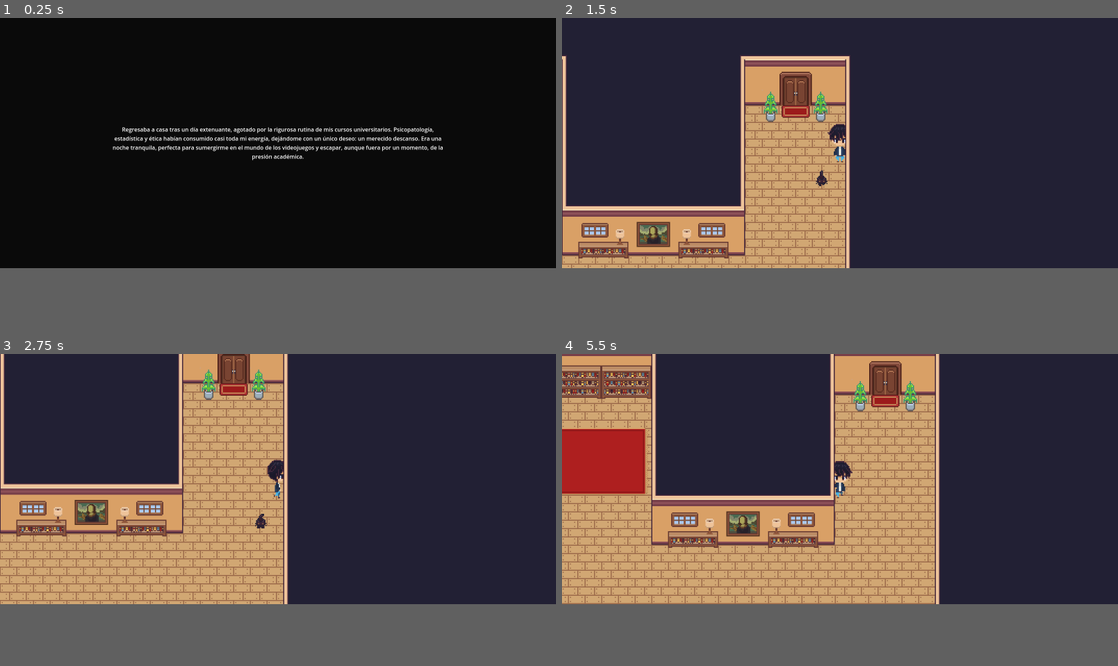
Above: before the commit, frames 1-4 (two rows, left to right).
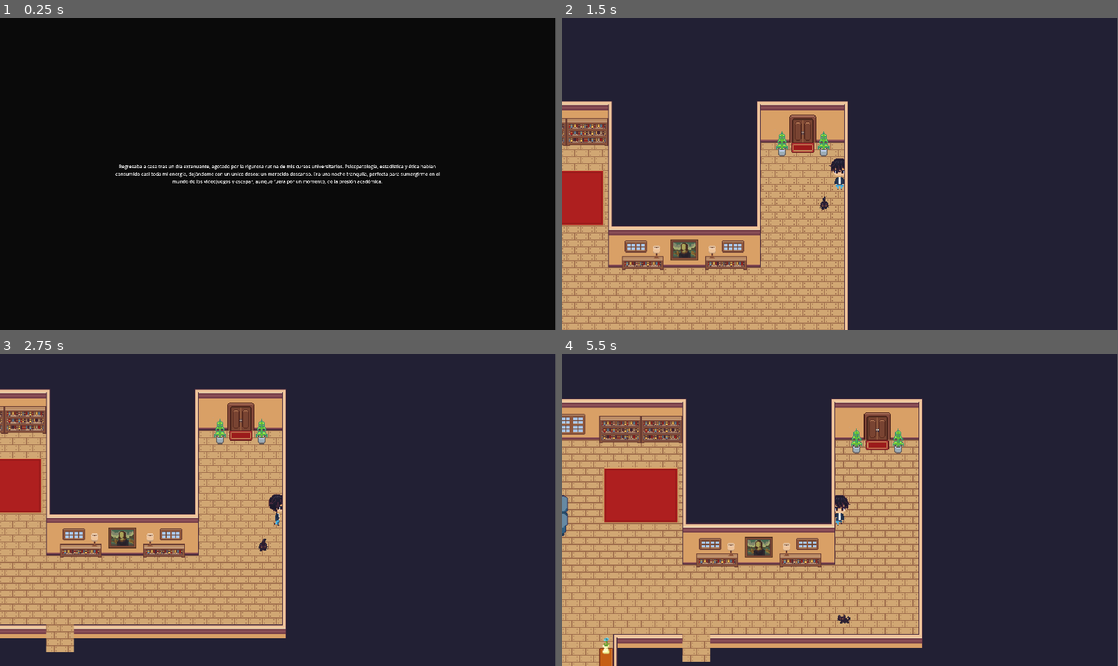
Above: after the commit, the same moments.

Repository: Herrius/Madestra
Game: Godot game, scene res://scenes/level/introduction.tscn
The game is run twice, just before and just after one commit, with the same random seed, the same clock (stepped at 60 frames per second) and the same inputs.
Inputs (mouse positions are in pixels of both pictures, inside the frame that each line leads up to):
- Up to frame 1 (0.25 s): no input
- Up to frame 2 (1.5 s): tap Enter at 0.5 s; move the mouse to (962, 130) at 0.52 s; hold D (right) 0.53-1.28 s; hold Shift (run) 0.53-1.28 s; tap E (interact) at 0.6 s; click (962, 130) at 0.67 s; move the mouse to (728, 155) at 1.27 s; hold S (down) from 1.28 s (still down); tap Shift (run) at 1.35 s
- Up to frame 3 (2.75 s): tap E (interact) at 1.55, 2.1 s; move the mouse to (333, 422) at 2.02 s; release S (down) at 2.03 s; hold D (right) from 2.03 s (still down); hold Shift (run) from 2.03 s (still down)
- Up to frame 4 (5.5 s): move the mouse to (812, 528) at 2.77 s; release D (right) at 2.78 s; release Shift (run) at 2.78 s; hold W (up) 2.78-3.53 s; tap Shift (run) at 2.85, 4.35 s; click (812, 528) at 2.92 s; tap E (interact) at 3.05, 3.6, 4.55, 5.1 s; move the mouse to (1006, 516) at 3.52 s; hold Shift (run) 3.53-4.28 s; hold A (left) 3.53-5.03 s; move the mouse to (673, 441) at 4.27 s; tap Space at 5 s; move the mouse to (867, 478) at 5.02 s; hold S (down) from 5.03 s (still down); hold Shift (run) from 5.03 s (still down); click (867, 478) at 5.17 s
In our replay, the window is 800x360 before the commit and 799x449 after it. These sizes can differ from the game's own. Grey fills any space a smaller window leaves; there, only what the larger window draws over its background counts as a difference.

The runs differ from the first frame. In frame 1, 2.4% of the frame differs, in the area x 20-80%, y 34-54%; in frame 2, 28%; in frame 3, 27%; in frame 4, 40%, in the area x 0-68%, y 0-100%.

Commit message:
add level 3 ui screen and dynamics

Diff:
--- /dev/null
+++ b/assets/styles/ui.tres
@@ -0,0 +1,20 @@
+[gd_resource type="Theme" load_steps=5 format=3 uid="uid://bnbkn6fj2m6b"]
+
+[ext_resource type="FontFile" uid="uid://vqjmboq5lnkf" path="res://assets/fonts/PixelifySans-VariableFont_wght.ttf" id="1_clrap"]
+
+[sub_resource type="StyleBoxFlat" id="StyleBoxFlat_nrant"]
+bg_color = Color(0.494118, 0.439216, 0.72549, 1)
+
+[sub_resource type="StyleBoxFlat" id="StyleBoxFlat_jq7t5"]
+bg_color = Color(0.301961, 0.266667, 0.454902, 1)
+
+[sub_resource type="StyleBoxFlat" id="StyleBoxFlat_4yy03"]
+bg_color = Color(0.215686, 0.188235, 0.321569, 1)
+
+[resource]
+Button/font_sizes/font_size = 40
+Button/fonts/font = ExtResource("1_clrap")
+Button/styles/hover = SubResource("StyleBoxFlat_nrant")
+Button/styles/normal = SubResource("StyleBoxFlat_jq7t5")
+Button/styles/pressed = SubResource("StyleBoxFlat_4yy03")
+Label/fonts/font = ExtResource("1_clrap")
--- a/project.godot
+++ b/project.godot
@@ -22,8 +22,8 @@
 
 [display]
 
-window/size/viewport_width=1600
-window/size/viewport_height=720
+window/size/viewport_width=1920
+window/size/viewport_height=1080
 
 [input]
 
--- a/scenes/level/level 2 floor 2.tscn
+++ b/scenes/level/level 2 floor 2.tscn
@@ -1,8 +1,11 @@
-[gd_scene load_steps=8 format=3 uid="uid://bsh51yk8l22sp"]
+[gd_scene load_steps=9 format=3 uid="uid://bsh51yk8l22sp"]
 
 [ext_resource type="PackedScene" uid="uid://d31q475ixd73i" path="res://scenes/level/base level.tscn" id="1_xldw7"]
 [ext_resource type="Script" path="res://scenes/scripts/level 2/floor2.gd" id="2_paxnb"]
 [ext_resource type="PackedScene" uid="uid://fpntekgeb475" path="res://scenes/objects/house_floor_2.tscn" id="3_ofnys"]
+
+[sub_resource type="RectangleShape2D" id="RectangleShape2D_d1qqd"]
+size = Vector2(32, 22)
 
 [sub_resource type="RectangleShape2D" id="RectangleShape2D_dnim1"]
 size = Vector2(32.75, 18.5)
@@ -21,25 +24,32 @@
 
 [node name="HouseFloor2" parent="." index="0" instance=ExtResource("3_ofnys")]
 
-[node name="ladder" type="Area2D" parent="HouseFloor2" index="1"]
+[node name="catSleep" type="Area2D" parent="HouseFloor2" index="1"]
+position = Vector2(961, 121)
+
+[node name="CollisionShape2D" type="CollisionShape2D" parent="HouseFloor2/catSleep" index="0"]
+position = Vector2(-30, 13)
+shape = SubResource("RectangleShape2D_d1qqd")
+
+[node name="ladder" type="Area2D" parent="HouseFloor2" index="2"]
 
 [node name="CollisionShape2D" type="CollisionShape2D" parent="HouseFloor2/ladder" index="0"]
 position = Vector2(64, 87)
 shape = SubResource("RectangleShape2D_dnim1")
 
-[node name="roomDoorIn" type="Area2D" parent="HouseFloor2" index="2"]
+[node name="roomDoorIn" type="Area2D" parent="HouseFloor2" index="3"]
 
 [node name="CollisionShape2D" type="CollisionShape2D" parent="HouseFloor2/roomDoorIn" index="0"]
 position = Vector2(295.5, 212)
 shape = SubResource("RectangleShape2D_1xdgs")
 
-[node name="roomDoorOut" type="Area2D" parent="HouseFloor2" index="3"]
+[node name="roomDoorOut" type="Area2D" parent="HouseFloor2" index="4"]
 
 [node name="CollisionShape2D" type="CollisionShape2D" parent="HouseFloor2/roomDoorOut" index="0"]
 position = Vector2(1032, 204.5)
 shape = SubResource("RectangleShape2D_auxeg")
 
-[node name="computerGame" type="Area2D" parent="HouseFloor2" index="4"]
+[node name="computerGame" type="Area2D" parent="HouseFloor2" index="5"]
 
 [node name="CollisionShape2D" type="CollisionShape2D" parent="HouseFloor2/computerGame" index="0"]
 position = Vector2(1040, 98.5)
@@ -48,6 +58,7 @@
 [node name="Player" parent="." index="1"]
 position = Vector2(64, 121)
 
+[connection signal="body_entered" from="HouseFloor2/catSleep" to="." method="_on_cat_sleep_body_entered"]
 [connection signal="body_entered" from="HouseFloor2/ladder" to="." method="_on_ladder_body_entered"]
 [connection signal="body_entered" from="HouseFloor2/roomDoorIn" to="." method="_on_room_door_in_body_entered"]
 [connection signal="body_exited" from="HouseFloor2/roomDoorIn" to="." method="_on_room_body_exited"]
--- a/scenes/level/level 3.1 curse.tscn
+++ b/scenes/level/level 3.1 curse.tscn
@@ -1,6 +1,6 @@
 [gd_scene load_steps=13 format=3 uid="uid://wmcgbf72ptsk"]
 
-[ext_resource type="Script" path="res://scenes/level/level 3.1 curse.gd" id="1_sn8po"]
+[ext_resource type="Script" path="res://scenes/scripts/level 3/level 3.1 curse.gd" id="1_sn8po"]
 [ext_resource type="PackedScene" uid="uid://wgqxdhrprjhl" path="res://scenes/objects/minilevel1.tscn" id="2_ikvyr"]
 [ext_resource type="PackedScene" uid="uid://b2og1evtvytxr" path="res://scenes/objects/spwaner.tscn" id="3_118qg"]
 [ext_resource type="Script" path="res://scenes/objects/spawner/spwaner2.gd" id="4_xmvdk"]
--- a/scenes/level/level 3.2 curse.tscn
+++ b/scenes/level/level 3.2 curse.tscn
@@ -1,6 +1,6 @@
 [gd_scene load_steps=6 format=3 uid="uid://wfbuvmxsltbc"]
 
-[ext_resource type="Script" path="res://scenes/level/level 3.2 curse.gd" id="1_3x365"]
+[ext_resource type="Script" path="res://scenes/scripts/level 3/level 3.2 curse.gd" id="1_3x365"]
 [ext_resource type="PackedScene" uid="uid://wgqxdhrprjhl" path="res://scenes/objects/minilevel1.tscn" id="2_i2sxt"]
 [ext_resource type="PackedScene" uid="uid://b2og1evtvytxr" path="res://scenes/objects/spwaner.tscn" id="3_k6r6a"]
 [ext_resource type="Script" path="res://scenes/objects/spawner/spwaner3.2.gd" id="4_rq36v"]
--- a/scenes/level/level 3.3 curse.tscn
+++ b/scenes/level/level 3.3 curse.tscn
@@ -1,6 +1,6 @@
 [gd_scene load_steps=6 format=3 uid="uid://cqgi5i60iqpqx"]
 
-[ext_resource type="Script" path="res://scenes/level/level 3.1 curse.gd" id="1_e5go3"]
+[ext_resource type="Script" path="res://scenes/scripts/level 3/level 3.1 curse.gd" id="1_e5go3"]
 [ext_resource type="PackedScene" uid="uid://wgqxdhrprjhl" path="res://scenes/objects/minilevel1.tscn" id="2_w8j7o"]
 [ext_resource type="PackedScene" uid="uid://b2og1evtvytxr" path="res://scenes/objects/spwaner.tscn" id="3_1nymj"]
 [ext_resource type="PackedScene" uid="uid://bend1b48tmql5" path="res://scenes/characters/main_mini_game.tscn" id="5_mm6yp"]
--- /dev/null
+++ b/scenes/level/level_3_4.tscn
@@ -0,0 +1,39 @@
+[gd_scene load_steps=7 format=3 uid="uid://bxwl7ckq63v1m"]
+
+[ext_resource type="PackedScene" uid="uid://d31q475ixd73i" path="res://scenes/level/base level.tscn" id="1_kksb5"]
+[ext_resource type="Script" path="res://scenes/scripts/level 3/level_3_4.gd" id="2_fy7an"]
+[ext_resource type="PackedScene" uid="uid://fpntekgeb475" path="res://scenes/objects/house_floor_2.tscn" id="3_73m6d"]
+[ext_resource type="PackedScene" uid="uid://ccebbvxlc741v" path="res://scenes/characters/cat.tscn" id="4_5obh5"]
+
+[sub_resource type="RectangleShape2D" id="RectangleShape2D_cjrx8"]
+size = Vector2(15, 16)
+
+[sub_resource type="RectangleShape2D" id="RectangleShape2D_gudlb"]
+size = Vector2(24, 26)
+
+[node name="level 3_4" instance=ExtResource("1_kksb5")]
+script = ExtResource("2_fy7an")
+
+[node name="HouseFloor2" parent="." index="0" instance=ExtResource("3_73m6d")]
+
+[node name="Cat" parent="." index="2" instance=ExtResource("4_5obh5")]
+position = Vector2(929, 132)
+
+[node name="controlSleep" type="Area2D" parent="." index="3"]
+
+[node name="CollisionShape2D" type="CollisionShape2D" parent="controlSleep" index="0"]
+position = Vector2(1032.5, 200)
+shape = SubResource("RectangleShape2D_cjrx8")
+
+[node name="sleeping" type="Area2D" parent="." index="4"]
+
+[node name="CollisionShape2D" type="CollisionShape2D" parent="sleeping" index="0"]
+position = Vector2(927, 104)
+shape = SubResource("RectangleShape2D_gudlb")
+
+[node name="Timer" type="Timer" parent="." index="5"]
+wait_time = 3.0
+
+[connection signal="body_entered" from="controlSleep" to="." method="_on_control_sleep_body_entered"]
+[connection signal="body_entered" from="sleeping" to="." method="_on_sleeping_body_entered"]
+[connection signal="timeout" from="Timer" to="." method="_on_timer_timeout"]
--- a/scenes/scripts/level 1/blackscreen.gd
+++ b/scenes/scripts/level 1/blackscreen.gd
@@ -1,5 +1,5 @@
 extends CanvasLayer
-var posiciones_por_piso = {0:Vector2(608,99),1: Vector2(60,111), 2: Vector2(64,166)}
+var posiciones_por_piso = {0:Vector2(608,99),1: Vector2(60,111), 2: Vector2(64,166),3:Vector2(1039,99)}
 var questionaction:bool=false
 #0:Vector2(608,99)
 var i:int=0
--- a/scenes/scripts/level 1/floor1.gd
+++ b/scenes/scripts/level 1/floor1.gd
@@ -10,6 +10,7 @@
 
 func _ready():
     $Player.position=UiScreen.posiciones_por_piso[UiScreen.i]
+    $Player/AnimatedSprite2D.play("walk_down")
 
 func _process(_delta):
     if $Player and $Player.is_inside_tree():
@@ -104,6 +105,7 @@
     if body.name == "Player" and not comida_done:
         current_area = "comidagato2"
         player_in_task = true
+        $Player/AnimatedSprite2D.play("walk_down_cat")
 
 func _on_lavadero_area_2_body_entered(body):
     if body.name == "Player" and not lavadero_done:
--- a/scenes/scripts/level 2/floor2.gd
+++ b/scenes/scripts/level 2/floor2.gd
@@ -1,5 +1,10 @@
 extends Node2D
 var current_area: String = ""
+var cat_sprite = preload("res://scenes/characters/cat.tscn")
+func _ready():
+    $Player.carrying_cat=true
+    $Player/AnimatedSprite2D.play("walk_down_cat")
+
 
 func _process(_delta):
     if $Player and $Player.is_inside_tree():
@@ -12,7 +17,19 @@
             await UiScreen.change_position()
             $Player.position=Vector2(1034,177)
         "computerGame":
-             UiScreen.change_scene("res://scenes/level/level 3.1 curse.tscn")
+            UiScreen.change_scene("res://scenes/level/level 3.1 curse.tscn")
+        "catSleep":
+            if $Player.carrying_cat:
+                $Player.carrying_cat=false
+                var new_cat = cat_sprite.instantiate() as CharacterBody2D
+                add_child(new_cat)
+                new_cat.position=Vector2(927,132)
+                # Acceso directo al AnimatedSprite2D después de instanciar el objeto
+                var animated_sprite = new_cat.get_node("AnimatedSprite2D") # Asegúrate de que la ruta al nodo AnimatedSprite2D es correcta
+
+                # Configurando la animación
+                animated_sprite.animation = "sleep"  # Asegúrate de que "walk" es una animación válida en el AnimatedSprite2D
+                animated_sprite.play()
 
 func _on_ladder_body_entered(_body):
     UiScreen.i=1
@@ -39,3 +56,7 @@
 func _on_computer_game_body_exited(body):
     if body.name == "Player":
         current_area = ""
+
+func _on_cat_sleep_body_entered(body):
+    if body.name == "Player":
+        current_area = "catSleep"
--- a/scenes/level/level 3.1 curse.gd
+++ b/scenes/scripts/level 3/level 3.1 curse.gd
@@ -14,12 +14,14 @@
     get_tree().reload_current_scene()
 
 
-
-
 func _on_area_2d_body_entered(_body):
     $MainMiniGame.movimiento_px=0
     call_deferred("deferred_add_car")
-    UiScreen.change_scene("res://scenes/level/level 3.2 curse.tscn")
+    $Timer.wait_time=0.1
+    $Timer.one_shot=true
+    $Timer.start()
+    await $Timer.timeout
+    UiScreen.change_scene("res://scenes/level/level_3_4.tscn")
 
 func deferred_add_car():
     var new_car = car_sprite.instantiate() as CharacterBody2D
--- a/scenes/level/level 3.2 curse.gd
+++ b/scenes/scripts/level 3/level 3.2 curse.gd
@@ -1,4 +1,4 @@
-extends "res://scenes/level/level 3.1 curse.gd"
+extends "res://scenes/scripts/level 3/level 3.1 curse.gd"
 
 func _ready():
     UiScreen.contador+=1
--- /dev/null
+++ b/scenes/scripts/level 3/level_3_4.gd
@@ -0,0 +1,69 @@
+extends Node2D
+var text:String=""
+var controlSleep=false
+var sleep=false
+var current_area: String = ""
+
+# Called when the node enters the scene tree for the first time.
+func _ready():
+    UiScreen.i=3.4
+    $Player.position=UiScreen.posiciones_por_piso[UiScreen.i]
+    $Player/AnimatedSprite2D.play("walk_top")
+    $Cat/AnimatedSprite2D.play("sleep")
+
+# Called every frame. 'delta' is the elapsed time since the previous frame.
+func _process(delta):
+    if Input.is_action_just_pressed("interact"):
+        handle_interaction()
+
+func handle_interaction():
+    match current_area:
+        "controlSleep":
+            if not controlSleep:
+                retreat_player("controlSleep")
+        "sleeping":
+            if not sleep:
+                perform_task("Damian is sleeping...")
+                sleep=true
+                controlSleep=true
+
+
+
+func retreat_player(area='cat'):
+    var tween = create_tween()
+    if area =="controlSleep":
+        tween.tween_property($Player, "position", $Player.position - Vector2(0, 25), 0.5)
+        $Player/AnimatedSprite2D.play("walk_top")
+    UiScreen.get_node("dialogo").visible = false
+    tween.tween_property($Player,"speed",100,0)
+    $Timer.start()
+
+
+func dialoge(text_screen):
+    var tween = create_tween()
+    UiScreen.get_node("dialogo").visible = true
+    UiScreen.get_node("dialogo/ColorRect/Label").text = text_screen
+    tween.tween_property($Player,"speed",0,0)
+
+func _on_control_sleep_body_entered(body):
+    current_area = "controlSleep"
+    if controlSleep:
+        $sleeping/CollisionShape2D.disabled=true
+    else:
+        text="I need to go to sleep in my bed."
+        dialoge(text)
+
+
+func _on_sleeping_body_entered(body):
+    if not sleep:
+        current_area = "sleeping"
+
+func perform_task(text_screen):
+    UiScreen.get_node("ConfirmedAction").visible = true
+    UiScreen.get_node("SceenTransitation/ResultScreen/ResultLabel").text = text_screen
+    $Player.speed=0
+    $Timer.start()
+
+
+func _on_timer_timeout():
+     $Player.speed=100
--- a/scenes/scripts/player.gd
+++ b/scenes/scripts/player.gd
@@ -4,6 +4,7 @@
 @export var carrying_cat = false  # Exporta esta variable para poder modificarla desde el editor si es necesario
 
 # Called every frame. 'delta' is the elapsed time since the previous frame.
+
 func _process(_delta):
     #input
     var direction=Input.get_vector("left","right","up","down")
@@ -20,18 +21,16 @@
         base_animation = "walk_right"
     elif direction.x < 0:
         base_animation = "walk_left"
-    elif direction.y > 0:
+    elif direction.y > 0 :
         base_animation = "walk_down"
-    elif direction.y < 0:
+    elif direction.y < 0 :
         base_animation = "walk_top"
-
-    if carrying_cat and base_animation!="":
-        base_animation += "_cat"  # Agrega el sufijo para las animaciones de llevar al gato
 
     if base_animation != "":
         if is_running:
             base_animation = base_animation.replace("walk", "run")
-
+        if carrying_cat:
+            base_animation += "_cat"
         $AnimatedSprite2D.play(base_animation)
     else:
         # Opcional: Manejar el caso en el que el personaje esté parado
--- /dev/null
+++ b/scenes/ui/quiz.gd
@@ -0,0 +1,55 @@
+extends Control
+var current_question = 0
+var correct_answers = 0
+var questions = [
+    { "text": "What is the term used to describe a fear of heights?", "answers": ["Acrophobia", "Claustrophobia", "Agoraphobia", "Xenophobia"], "correct": 0 },
+    { "text": "Which psychological theory focuses on the importance of unconscious processes and unresolved past conflicts?", "answers": ["Behavioral", "Cognitive", "Psychoanalytic", "Humanistic"], "correct": 2 },
+    { "text": "What is the primary function of the neurotransmitter serotonin in the brain?", "answers": ["Regulate mood and anxiety", "Control muscle movement", "Induce sleep", "Increase appetite"], "correct": 0 },
+    { "text": "₸ⱨε ₽₹เภ¢เρⱠε øƒ ¢øηƒℓเ¢₸ яε$øⱠน₸เøη ł$ ฿α$ε∂ øη ωₕล₸?", "answers": ["ᎶяᎥᎬf", "ƑᎬᎪя", "ᏢᎪᏁᎥᏟ", "ᏢᎪᏁᏁ"], "correct": -1 },  # Correct es -1 para siempre ser incorrecto
+    { "text": "₩ₕค₸ เ$ ₸ⱨε ๓๏$₸ ¢๏๓๓๏η ₽$¥¢ₕ๏Ⱡ๏gเ¢คⱠ яε$₽๏η$ε ₸๏ รⱨ๏¢₭?", "answers": ["Ð€λŦΗ", "฿Ⱡ๏๏๔", "₲яᎥᎬƒ", "ՏนᖴᖴᗴяᎥทᏩ"], "correct": -1 }  # Siempre incorrecto
+]
+var buttons = []
+
+# Called when the node enters the scene tree for the first time.
+func _ready():
+    load_question(current_question)
+    for i in range(1, 5):
+        var button = get_node("VBoxContainer/VBoxContainer/Answer" + str(i))
+
+func load_question(index):
+    get_node("VBoxContainer/QuestionLabel").text = questions[index].text
+    for i in range(4):
+        var button_path = "VBoxContainer/VBoxContainer/Answer" + str(i + 1)
+        var button = get_node(button_path)
+        button.text = questions[index].answers[i]
+        button.modulate = Color(1, 1, 1)  # Reset to white color
+
+func _on_Answer_selected(answer_index):
+    var correct_answer = questions[current_question].correct
+    for i in range(4):
+        var button_path = "VBoxContainer/VBoxContainer/Answer" + str(i + 1)
+        var button = get_node(button_path)
+        if i == answer_index:
+            if i == correct_answer:
+                button.modulate = Color(0, 1, 0)  # Green for correct
+                correct_answers += 1
+            else:
+                button.modulate = Color(1, 0, 0)  # Red for incorrect
+            break
+
+    await get_tree().create_timer(1.0).timeout
+    current_question += 1
+    if current_question < questions.size():
+        load_question(current_question)
+    else:
+        show_report()
+
+func show_report():
+    # This will show a final report with the number of correct answers
+    var report_label_path = "VBoxContainer/QuestionLabel"
+    var report_label = get_node(report_label_path)
+    report_label.text = "You got " + str(correct_answers) + " out of " + str(questions.size()) + " correct."
+
+
+func _on_answer_2_pressed(extra_arg_0):
+    pass # Replace with function body.
--- /dev/null
+++ b/scenes/ui/quiz.tscn
@@ -0,0 +1,85 @@
+[gd_scene load_steps=6 format=3 uid="uid://dl4h7wcfyf048"]
+
+[ext_resource type="Theme" uid="uid://bnbkn6fj2m6b" path="res://assets/styles/ui.tres" id="1_61m71"]
+[ext_resource type="Script" path="res://scenes/ui/quiz.gd" id="1_8473h"]
+[ext_resource type="FontFile" uid="uid://vqjmboq5lnkf" path="res://assets/fonts/PixelifySans-VariableFont_wght.ttf" id="1_dvwi4"]
+
+[sub_resource type="StyleBoxFlat" id="StyleBoxFlat_o1fb2"]
+bg_color = Color(0.0627451, 0.054902, 0.0941176, 1)
+
+[sub_resource type="Theme" id="Theme_o0bjw"]
+/styles/color = SubResource("StyleBoxFlat_o1fb2")
+
+[node name="Quiz" type="Control"]
+layout_mode = 3
+anchors_preset = 15
+anchor_right = 1.0
+anchor_bottom = 1.0
+grow_horizontal = 2
+grow_vertical = 2
+script = ExtResource("1_8473h")
+
+[node name="ColorRect" type="ColorRect" parent="."]
+layout_mode = 1
+anchors_preset = 15
+anchor_right = 1.0
+anchor_bottom = 1.0
+grow_horizontal = 2
+grow_vertical = 2
+theme = SubResource("Theme_o0bjw")
+color = Color(0.0627451, 0.054902, 0.0941176, 1)
+
+[node name="VBoxContainer" type="VBoxContainer" parent="."]
+layout_mode = 1
+anchors_preset = 15
+anchor_right = 1.0
+anchor_bottom = 1.0
+offset_left = -680.0
+offset_right = 680.0
+grow_horizontal = 2
+grow_vertical = 2
+theme = ExtResource("1_61m71")
+theme_override_constants/separation = 24
+alignment = 1
+
+[node name="QuestionLabel" type="Label" parent="VBoxContainer"]
+custom_minimum_size = Vector2(1920, 0)
+layout_mode = 2
+size_flags_horizontal = 4
+theme = ExtResource("1_61m71")
+theme_override_fonts/font = ExtResource("1_dvwi4")
+theme_override_font_sizes/font_size = 60
+text = "₸ⱨε ₽₹เภ¢เρⱠε øƒ ¢øηƒℓเ¢₸ яε$øⱠน₸เøη ł$ ฿α$ε∂ øη ωₕล₸?"
+horizontal_alignment = 1
+vertical_alignment = 1
+autowrap_mode = 2
+
+[node name="VBoxContainer" type="VBoxContainer" parent="VBoxContainer"]
+layout_mode = 2
+size_flags_horizontal = 4
+theme_override_constants/separation = 24
+
+[node name="Answer1" type="Button" parent="VBoxContainer/VBoxContainer"]
+layout_mode = 2
+theme = ExtResource("1_61m71")
+text = "Regulate mood and anxiety"
+
+[node name="Answer2" type="Button" parent="VBoxContainer/VBoxContainer"]
+layout_mode = 2
+theme = ExtResource("1_61m71")
+text = "Control muscle movement"
+
+[node name="Answer3" type="Button" parent="VBoxContainer/VBoxContainer"]
+layout_mode = 2
+theme = ExtResource("1_61m71")
+text = "Induce sleep"
+
+[node name="Answer4" type="Button" parent="VBoxContainer/VBoxContainer"]
+layout_mode = 2
+theme = ExtResource("1_61m71")
+text = "Increase appetite"
+
+[connection signal="pressed" from="VBoxContainer/VBoxContainer/Answer1" to="." method="_on_Answer_selected" binds= [0]]
+[connection signal="pressed" from="VBoxContainer/VBoxContainer/Answer2" to="." method="_on_Answer_selected" binds= [1]]
+[connection signal="pressed" from="VBoxContainer/VBoxContainer/Answer3" to="." method="_on_Answer_selected" binds= [2]]
+[connection signal="pressed" from="VBoxContainer/VBoxContainer/Answer4" to="." method="_on_Answer_selected" binds= [3]]
Binary file added: assets/fonts/PixelifySans-VariableFont_wght.ttf
Not shown, added: assets/fonts/PixelifySans-VariableFont_wght.ttf.import
